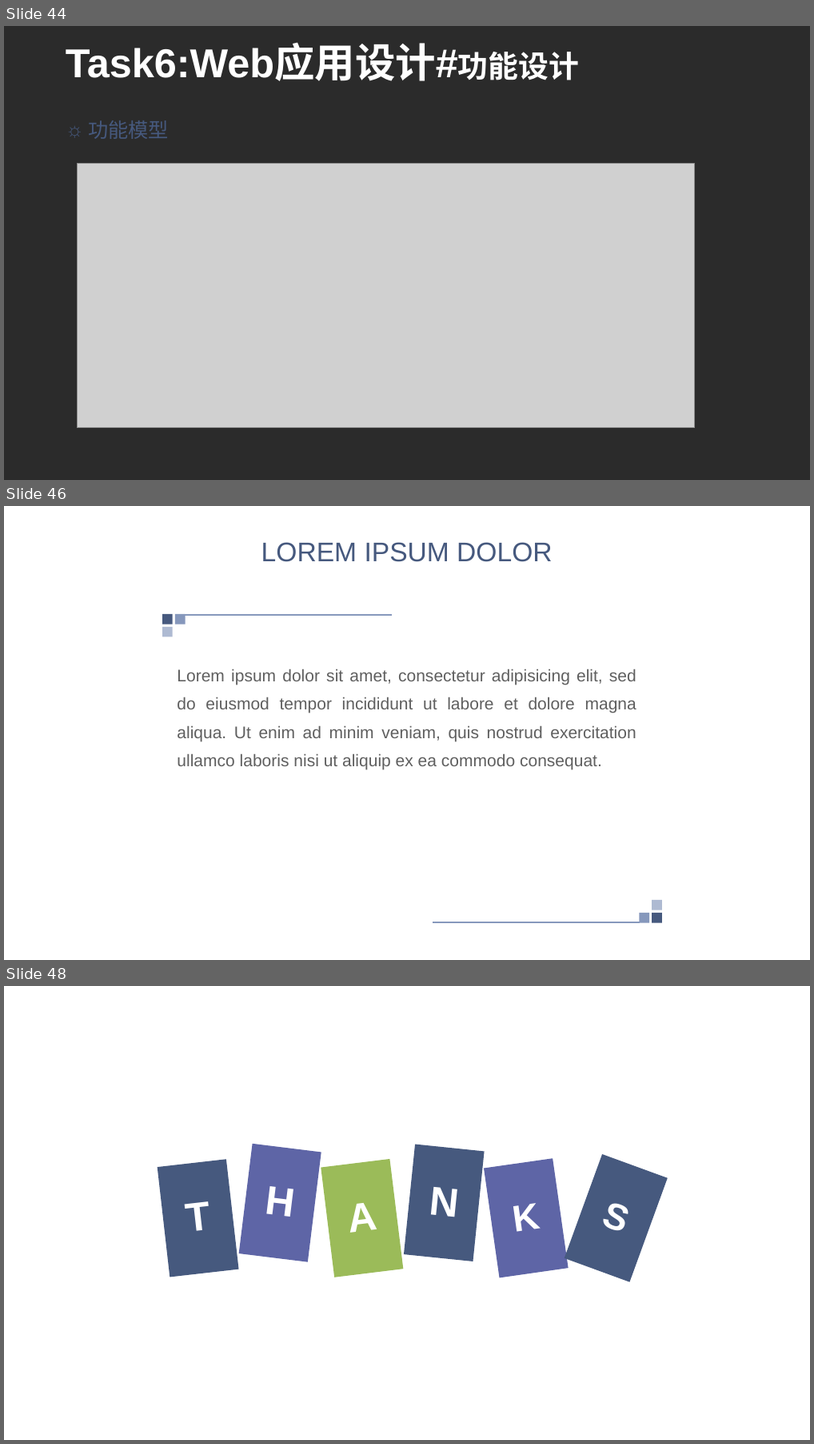
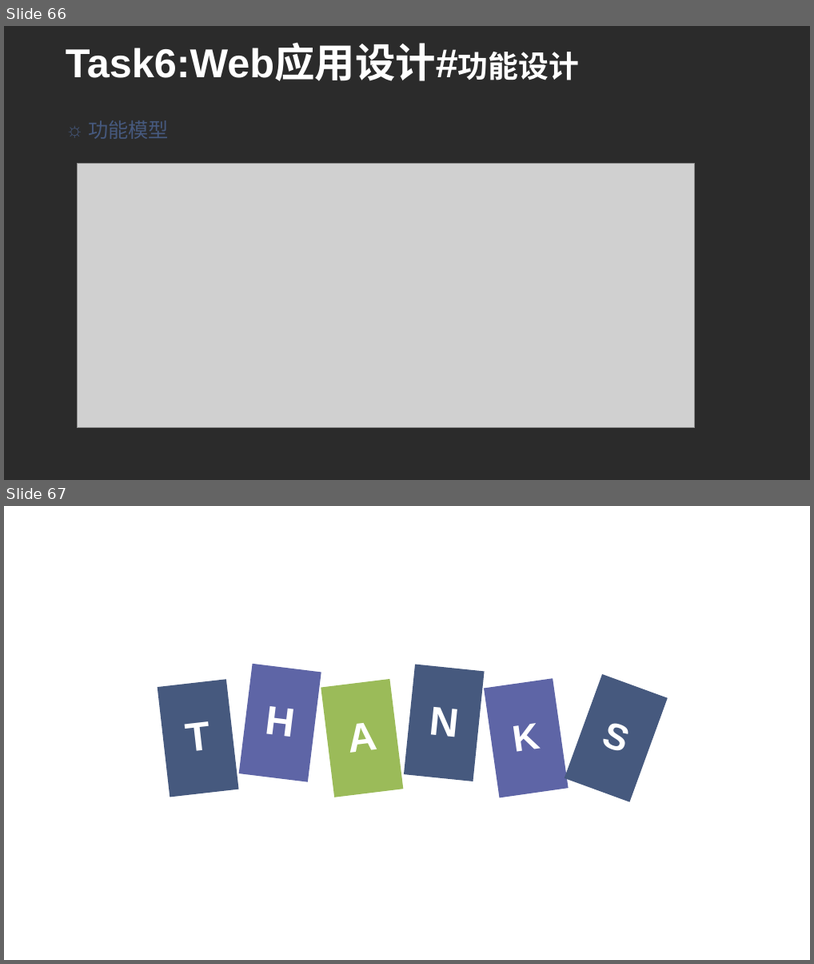
Before and after one commit to Weeeeeb/WebProject, a slide deck: ppt/Web工程大作业.pptx. Shown one above the other, each under a label of ours: slides 44, 46 and 48 before the commit, slides 66 and 67 after it; the slides between them are not shown. The pictures are 814x1444 and 814x964 pixels, drawn with LibreOffice and Linux fonts; fonts in the diff are those of the drawing; grey boxes stand for pictures; background and template pictures are left out; a plain dark background stands for a picture behind light text. Boxes give left, top, right and bottom in pixels: in the first picture for what was removed or moved away, otherwise in the second. Text is boxed around its words. In the diff, an @@ line names an element or a change of style, - is before the commit and + after.

```diff
--- a/ppt/Web工程大作业.pptx
+++ b/ppt/Web工程大作业.pptx
@@ slide 46 removed at (4, 506, 810, 960), background #FFFFFF @@
@@ text removed at (262, 542, 552, 562) @@
-LOREM IPSUM DOLOR
@@ group removed at (162, 614, 392, 636): 3 rectangles, 1 line @@
@@ text removed at (177, 669, 637, 769) @@
-Lorem ipsum dolor sit amet, consectetur adipisicing elit, sed do eiusmod tempor incididunt ut labore et dolore magna aliqua. Ut enim ad minim veniam, quis nostrud exercitation ullamco laboris nisi ut aliquip ex ea commodo consequat.
@@ group removed at (433, 900, 662, 923): 3 rectangles, 1 line @@
@@ what was slide 44 is now slide 66 @@
@@ what was slide 48 is now slide 67 @@
```
Also in this commit, not shown: 16 slides changed, 24 slides added, 4 other slides removed.
